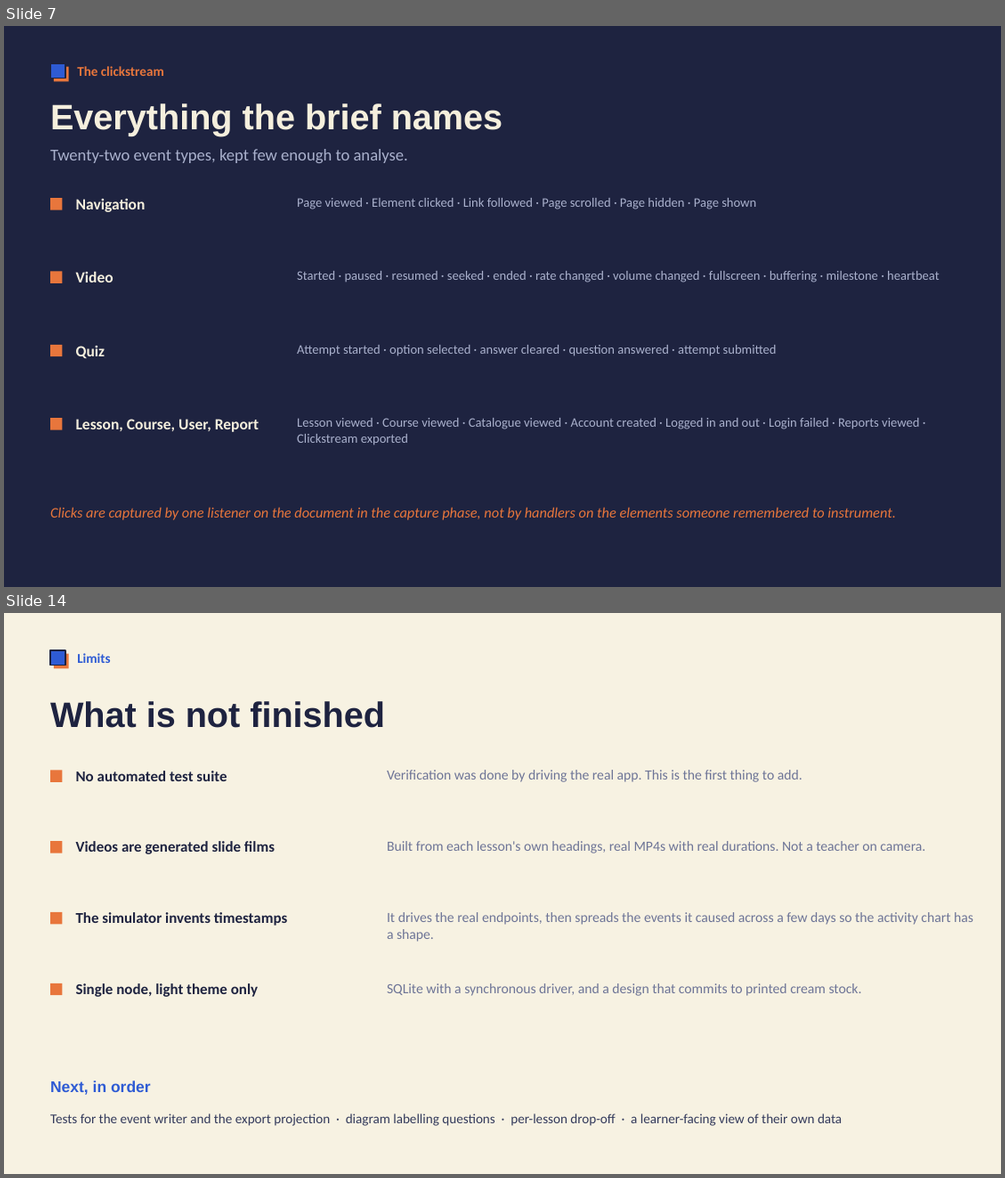
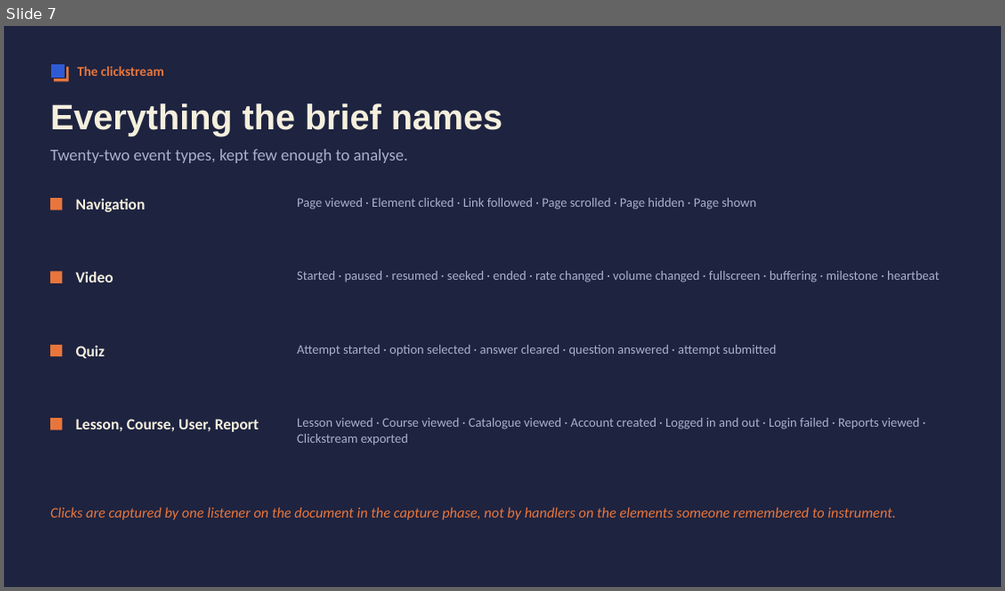
Before and after one commit to ndstab/lumen, a slide deck: docs/presentation.pptx. Shown one above the other, each under a label of ours: slides 7 and 14 before the commit, slide 7 after it; the slides between them are not shown. The pictures are 1005x1178 and 1005x591 pixels, drawn with LibreOffice and Linux fonts; fonts in the diff are those of the drawing. Boxes give left, top, right and bottom in pixels: in the first picture for what was removed or moved away, otherwise in the second. Text is boxed around its words. In the diff, an @@ line names an element or a change of style, - is before the commit and + after.

```diff
--- a/docs/presentation.pptx
+++ b/docs/presentation.pptx
@@ slide 14 removed at box(4, 613, 1001, 1174), background #F7F2E2 @@
@@ rectangle removed at box(50, 650, 65, 666) @@
@@ rectangle removed at box(53, 653, 68, 668) @@
@@ text removed at box(77, 653, 110, 663) @@
-Limits
@@ text removed at box(50, 701, 385, 728) @@
-What is not finished
@@ rectangle removed at box(50, 770, 63, 782) @@
@@ text removed at box(76, 771, 226, 781) @@
-No automated test suite
@@ text removed at box(387, 770, 802, 782) @@
-Verification was done by driving the real app. This is the first thing to add.
@@ rectangle removed at box(50, 841, 63, 853) @@
@@ text removed at box(76, 841, 275, 854) @@
-Videos are generated slide films
@@ text removed at box(387, 841, 925, 853) @@
-Built from each lesson's own headings, real MP4s with real durations. Not a teacher on camera.
@@ rectangle removed at box(50, 912, 63, 925) @@
@@ text removed at box(76, 912, 287, 925) @@
-The simulator invents timestamps
@@ text removed at box(387, 912, 973, 941) @@
-It drives the real endpoints, then spreads the events it caused across a few days so the activity chart has a shape.
@@ rectangle removed at box(50, 983, 63, 995) @@
@@ text removed at box(76, 983, 258, 997) @@
-Single node, light theme only
@@ text removed at box(387, 983, 862, 996) @@
-SQLite with a synchronous driver, and a design that commits to printed cream stock.
@@ text removed at box(50, 1080, 151, 1094) @@
-Next, in order
@@ text removed at box(50, 1113, 841, 1126) @@
-Tests for the event writer and the export projection · diagram labelling questions · per-lesson drop-off · a learner-facing view of their own data
```
Also in this commit, not shown: 9 slides changed, 3 other files.
